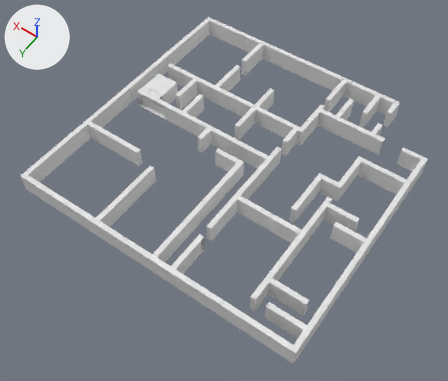
Renders of the FBX model Assets/欲置物/城牆全.fbx from each side of a commit.
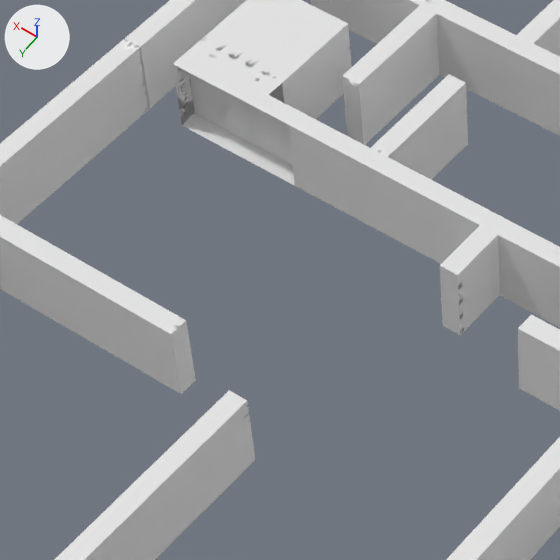
Each version is shown whole from a 50 mm camera at (-30.5, 40.0, 70.2) aimed at (2.1, -5.7, -1.6), then close up on the part from 22% to 50% of the width and 20% to 53% of the height. Lighting does not change. The marker at upper left points along +X, +Y and +Z. Where no turn or scale is listed for an object, it has been applied to the vertices. Vertices at the same position are counted once.

Objects in the first close-up: '城牆全'.
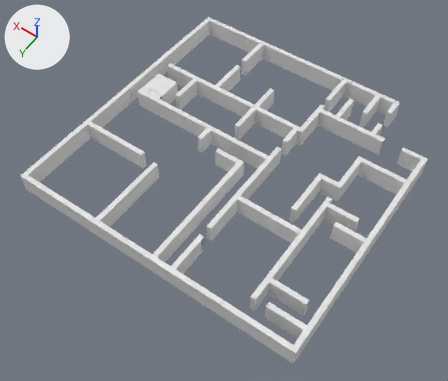
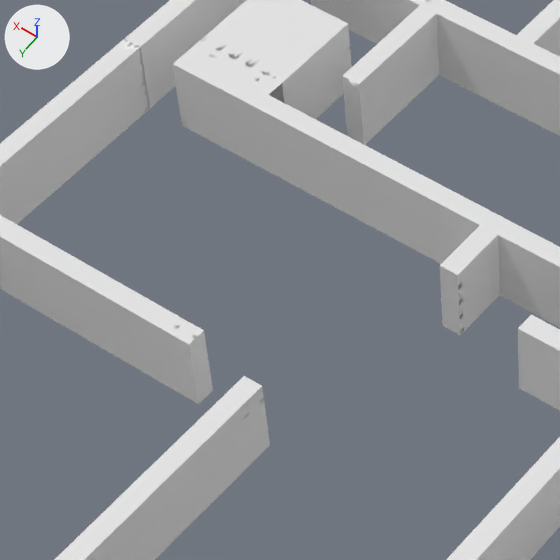
Boxes [x1, y1, x2, y2] around the edits, measured in the close-ups (560 x 560 px):
part 1 of me_plane_010, added: after [230, 376, 270, 460]
part 2 of me_plane_010, cut back: before [354, 74, 468, 180]; after [173, 64, 295, 186]
part 3 of me_plane_010, added: after [171, 321, 213, 404]

The change, as a list of edits to the scene's bpy script:
```text
Change me_plane_010:
    used by ob_城牆全; location = (0.0, 0.0, 0.0)
    remove me_plane_010.from_pydata(...)  # 185007 vertices, 39813 faces; spans x -20.3..24.7, y -32.6..11.6, z 0.0..3.0
    add me_plane_010.from_pydata(...)  # 184791 vertices, 39741 faces; spans x -20.3..24.7, y -32.6..11.6, z 0.0..3.0
    me_plane_010 part 1: a new loose piece of 460 vertices spanning x 10.4..11.1, y -1.1..-0.4, z 0.0..3.0, in mat_flor_cube (white #e7e7e7)
    me_plane_010 part 2: 1913 vertices removed from x 13.4..14.2, y -16.1..-11.6, z 0.0..3.0; 829 vertices added at x 17.2..22.4, y -10.9, z 0.0..3.0
    me_plane_010 part 3: 408 vertices added at x 13.4..14.2, y -1.9..-1.1, z 0.0..3.0
```
